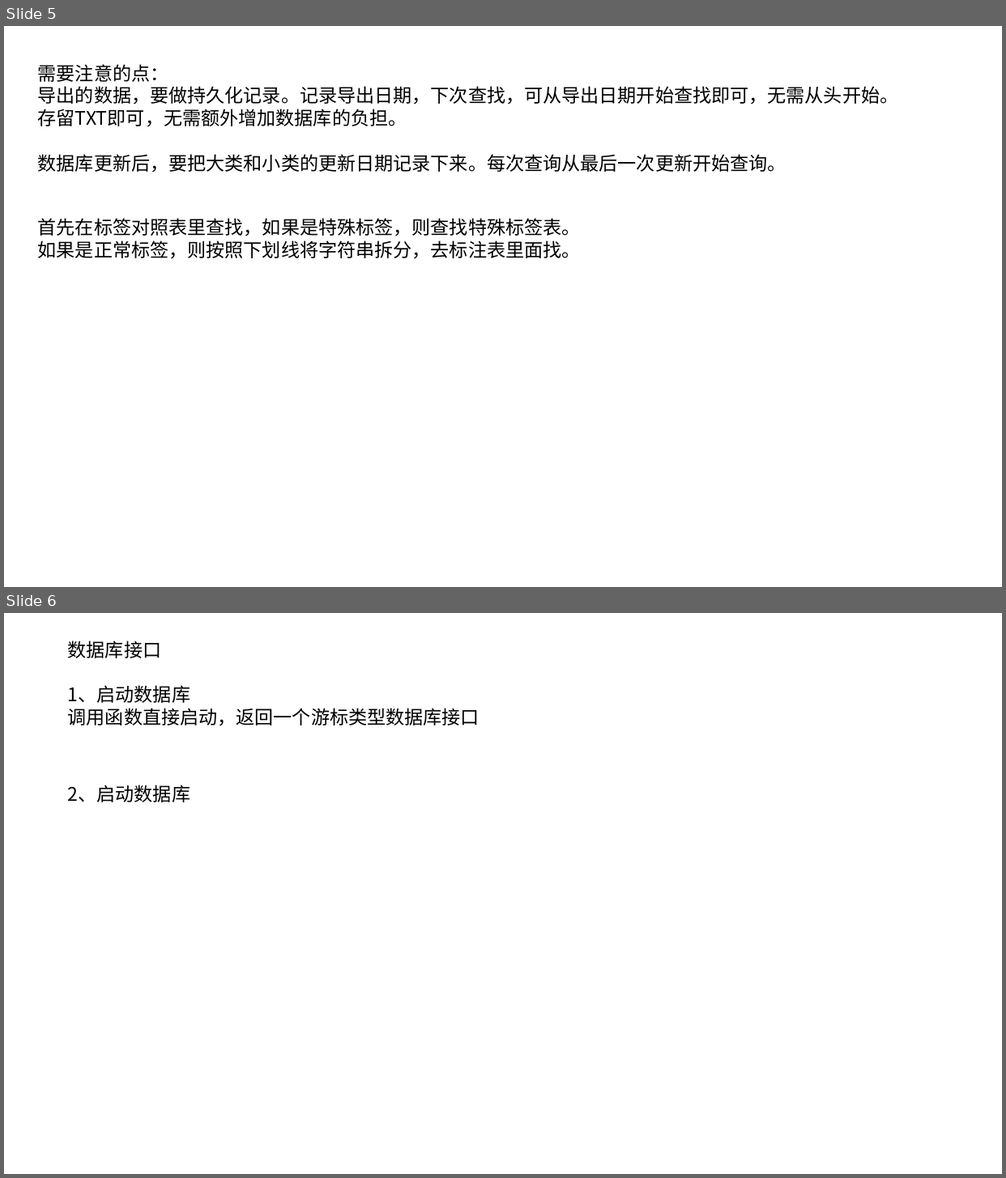
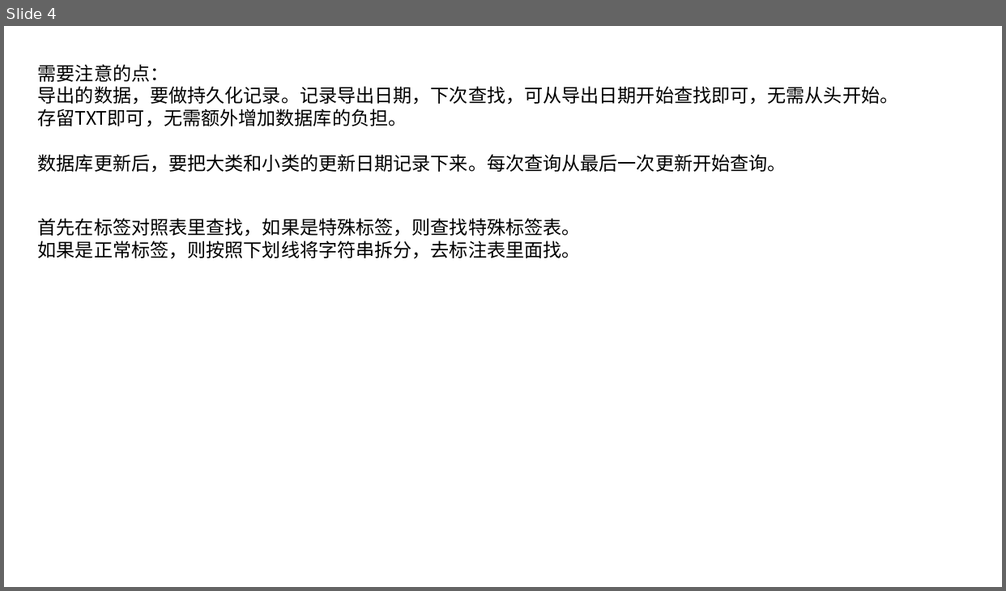
Before and after one commit to tuxingkejiteam/saturn_database, a slide deck: 数据库管理基础架构.pptx. Shown one above the other, each under a label of ours: slides 5 and 6 before the commit, slide 4 after it. The pictures are 1006x1178 and 1006x591 pixels, drawn with LibreOffice and Linux fonts; fonts in the diff are those of the drawing. Boxes give left, top, right and bottom in pixels: in the first picture for what was removed or moved away, otherwise in the second. Text is boxed around its words. In the diff, an @@ line names an element or a change of style, - is before the commit and + after.

```diff
--- a/数据库管理基础架构.pptx
+++ b/数据库管理基础架构.pptx
@@ slide 6 removed at [4, 613, 1002, 1174], background #FFFFFF @@
@@ text removed at [68, 641, 161, 658] @@
-数据库接口
@@ text removed at [68, 685, 479, 726] @@
-1、启动数据库
-调用函数直接启动，返回一个游标类型数据库接口
@@ text removed at [68, 785, 190, 803] @@
-2、启动数据库
@@ what was slide 5 is now slide 4 @@
```
Also in this commit, not shown: 1 other slide removed, 3 other files.
